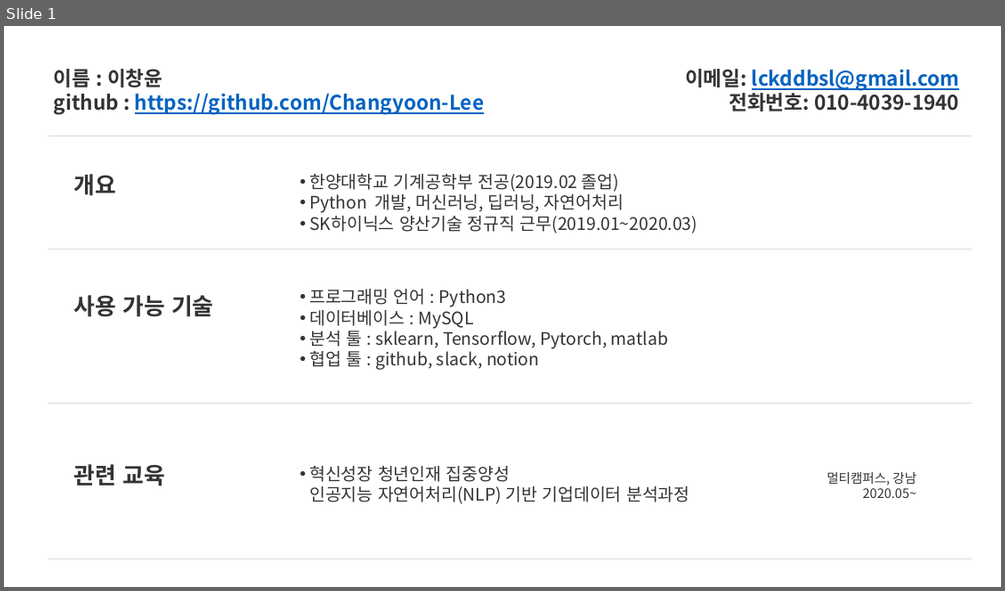
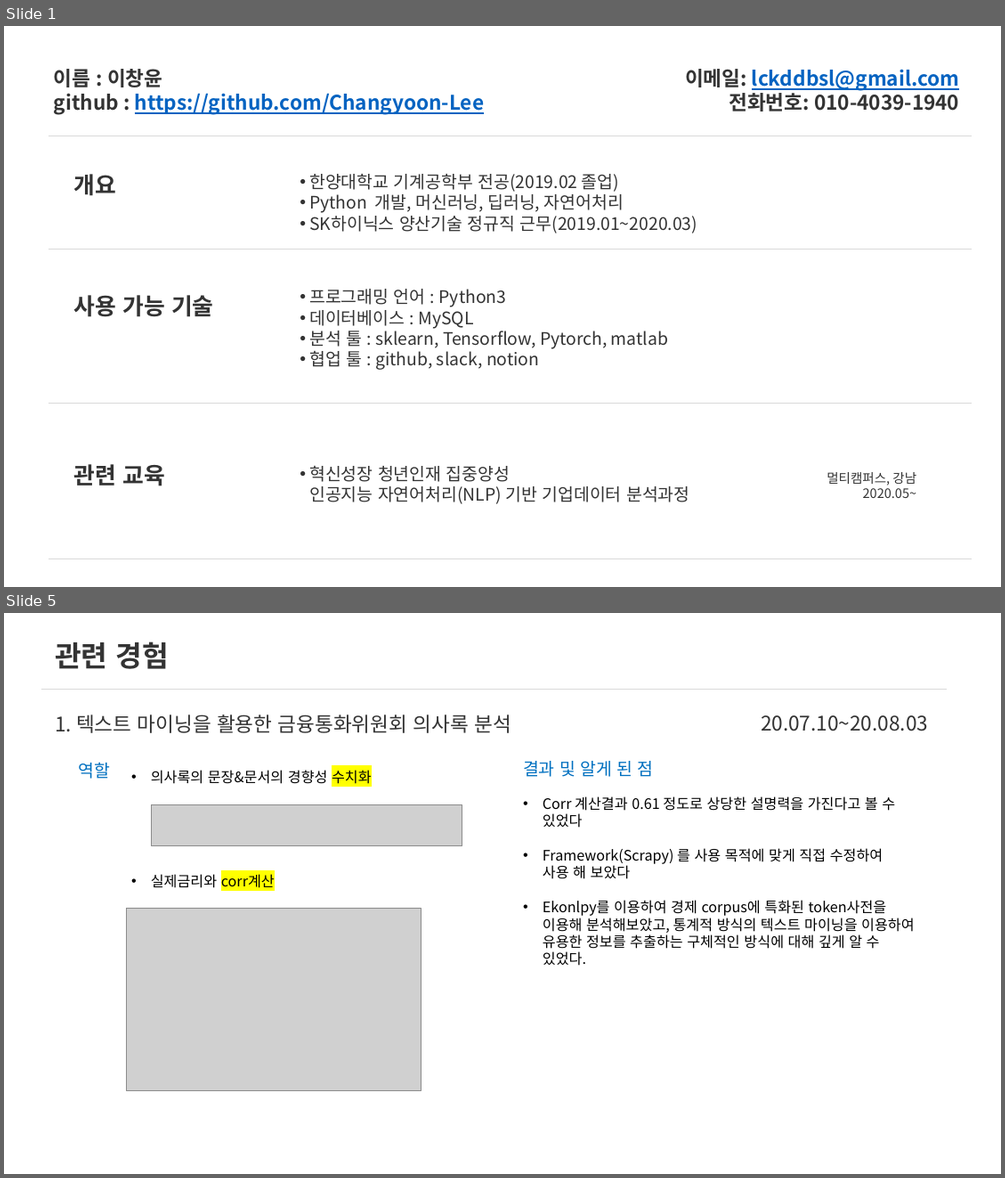
Before and after one commit to Changyoon-Lee/portfolio, a slide deck: 포트폴리오세부내용.pptx. Shown one above the other, each under a label of ours: slide 1 before the commit, slides 1 and 5 after it; the slides between them are not shown. The pictures are 1005x591 and 1005x1178 pixels, drawn with LibreOffice and Linux fonts; fonts in the diff are those of the drawing; grey boxes stand for pictures. Boxes give left, top, right and bottom in pixels: in the first picture for what was removed or moved away, otherwise in the second. Text is boxed around its words. In the diff, an @@ line names an element or a change of style, - is before the commit and + after.

```diff
--- a/포트폴리오세부내용.pptx
+++ b/포트폴리오세부내용.pptx
@@ slide 5 added at bbox=[4, 613, 1001, 1174], background #FFFFFF @@
@@ text added at bbox=[55, 641, 169, 669], 40 pt, text #333333, bold @@
+관련 경험
@@ line added from (41, 689) to (947, 689), #D9D9D9 0.5 pt @@
@@ text added at bbox=[55, 714, 511, 733], 28 pt, text #333333 @@
+1. 텍스트 마이닝을 활용한 금융통화위원회 의사록 분석
@@ text added at bbox=[760, 715, 928, 731], 28 pt, text #333333 @@
+20.07.10~20.08.03
@@ text added at bbox=[78, 762, 110, 779], 24 pt, text #0070C0 @@
+역할
@@ text added at bbox=[151, 770, 372, 784], 20 pt, text #000000 @@
+• 의사록의 문장&문서의 경향성 수치화
@@ text added at bbox=[523, 761, 914, 965], 20 pt, text #000000 @@
+결과 및 알게 된 점
+• Corr 계산결과 0.61 정도로 상당한 설명력을 가진다고 볼 수 있었다
+• Framework(Scrapy) 를 사용 목적에 맞게 직접 수정하여
+  사용 해 보았다
+• Ekonlpy를 이용하여 경제 corpus에 특화된 token사전을 이용해 분석해보았고, 통계적 방식의 텍스트 마이닝을 이용하여 유용한 정보를 추출하는 구체적인 방식에 대해 깊게 알 수 있었다.
@@ picture added at bbox=[152, 804, 462, 846] @@
@@ text added at bbox=[151, 874, 275, 888], 20 pt, text #000000 @@
+• 실제금리와 corr계산
@@ picture added at bbox=[126, 908, 421, 1090] @@
```
Also in this commit, not shown: 13 slides changed, 4 other slides added.
